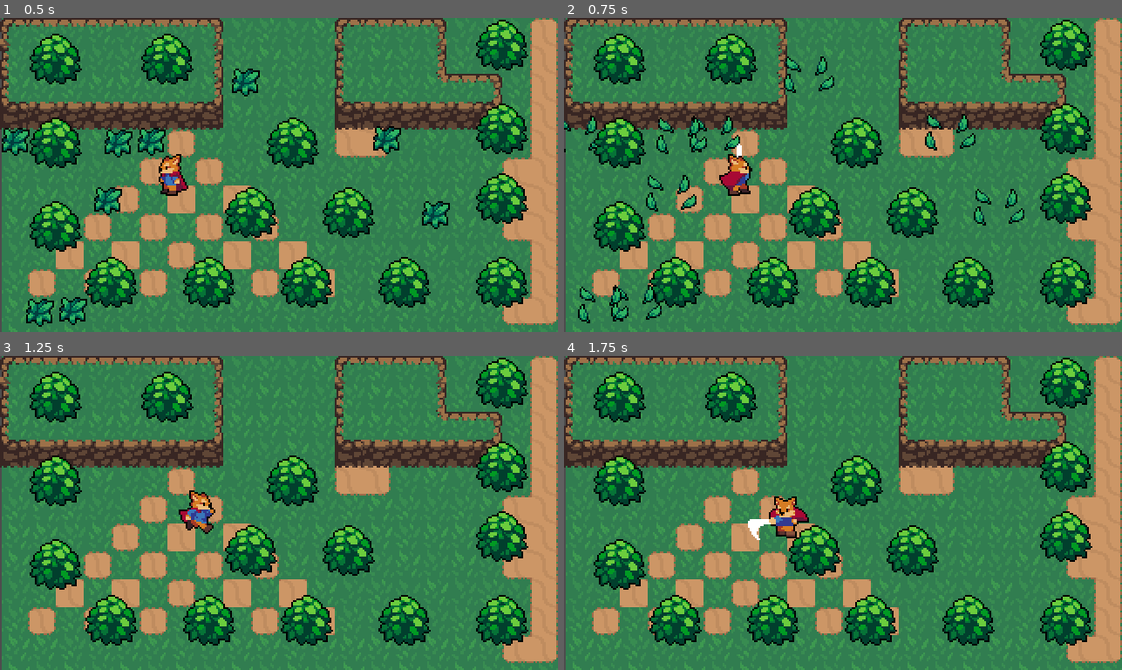
Above: before the commit, frames 1-4 (two rows, left to right).
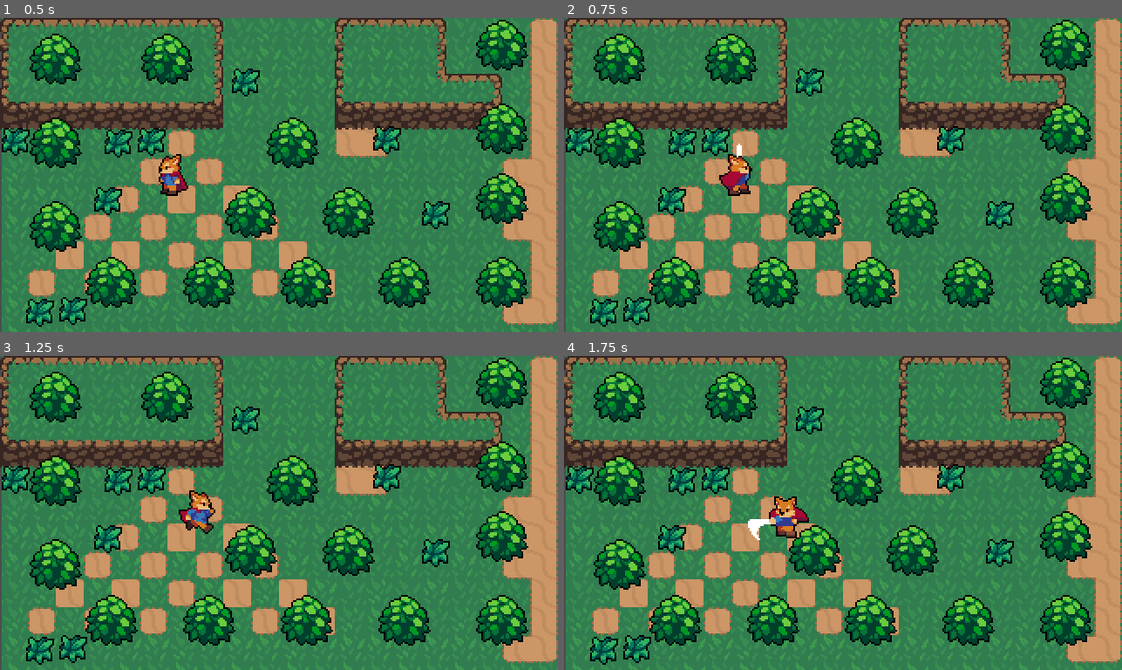
Above: after the commit, the same moments.

Repository: ProdigSun/tales_of_veteris
Game: Godot game, scene res://world.tscn
Same seed, same stepped clock (60 frames per second), same inputs: the game is played once before the commit and once after it.
Inputs:
- Up to frame 1 (0.5 s): no input
- Up to frame 2 (0.75 s): tap Enter at 0.5 s; hold Right (ui_right) from 0.53 s (still down); tap Space (Attack) at 0.6 s
- Up to frame 3 (1.25 s): keep holding Right (ui_right)
- Up to frame 4 (1.75 s): release Right (ui_right) at 1.28 s; hold Down (ui_down) from 1.28 s (still down); tap Space (Attack) at 1.35 s

Frame 1 is identical in both runs. In frame 2, 5.0% of the frame differs, in the area x 0-83%, y 12-99%; in frame 3, 3.0%; in frame 4, 3.0%.

Commit message:
Add hitbox and hurtbox
Add hitbox and hurtbox ->
Hitbox is animated via Hitbox pivot, which rotates to the right angle via keying the frame with the pivot rotation. Disable and enable it via the key as well.

Hurtbox triggers on area2d entered, running the grass destroying effect and freeing the queue.

Diff:
--- /dev/null
+++ b/Action RPG Resources/Overlaps/hitbox.tscn
@@ -0,0 +1,5 @@
+[gd_scene format=3 uid="uid://srtxkwo4qwsl"]
+
+[node name="Hitbox" type="Area2D"]
+
+[node name="CollisionShape2D" type="CollisionShape2D" parent="."]
--- /dev/null
+++ b/Action RPG Resources/Overlaps/hurtbox.tscn
@@ -0,0 +1,5 @@
+[gd_scene format=3 uid="uid://dkoxjcuyrh2ec"]
+
+[node name="Hurtbox" type="Area2D"]
+
+[node name="CollisionShape2D" type="CollisionShape2D" parent="."]
--- a/Action RPG Resources/World/grass.gd
+++ b/Action RPG Resources/World/grass.gd
@@ -5,11 +5,11 @@
 # Instanciar cena: LOAD -> INSTANTIATED -> ADICIONAR NA MAIN -> DEFINIR GLOBAL_POSITION
 #
 #
-func _process(delta):
-	if Input.is_action_just_pressed("Attack"):
-		var GrassEffect = load("res://Action RPG Resources/Effects/grass_effects.tscn")
-		var grassEffect = GrassEffect.instantiate()
-		var main = get_tree().current_scene
-		main.add_child(grassEffect)
-		grassEffect.global_position = global_position
-		queue_free()
+
+func _on_hurtbox_area_entered(area):
+	var GrassEffect = load("res://Action RPG Resources/Effects/grass_effects.tscn")
+	var grassEffect = GrassEffect.instantiate()
+	var main = get_tree().current_scene
+	main.add_child(grassEffect)
+	grassEffect.global_position = global_position
+	queue_free()
--- a/Action RPG Resources/World/grass.tscn
+++ b/Action RPG Resources/World/grass.tscn
@@ -1,7 +1,11 @@
-[gd_scene load_steps=3 format=3 uid="uid://kqq4bv7fbm0l"]
+[gd_scene load_steps=5 format=3 uid="uid://kqq4bv7fbm0l"]
 
 [ext_resource type="Texture2D" uid="uid://d1p3w6oid7pug" path="res://Action RPG Resources/World/Grass.png" id="1_kkwhj"]
 [ext_resource type="Script" path="res://Action RPG Resources/World/grass.gd" id="1_tfwjq"]
+[ext_resource type="PackedScene" uid="uid://dkoxjcuyrh2ec" path="res://Action RPG Resources/Overlaps/hurtbox.tscn" id="3_g77gy"]
+
+[sub_resource type="RectangleShape2D" id="RectangleShape2D_h5aqh"]
+size = Vector2(12, 12)
 
 [node name="Grass" type="Node2D"]
 script = ExtResource("1_tfwjq")
@@ -10,3 +14,13 @@
 texture = ExtResource("1_kkwhj")
 centered = false
 offset = Vector2(-8, -8)
+
+[node name="Hurtbox" parent="." instance=ExtResource("3_g77gy")]
+
+[node name="CollisionShape2D" parent="Hurtbox" index="0"]
+position = Vector2(8, 8)
+shape = SubResource("RectangleShape2D_h5aqh")
+
+[connection signal="area_entered" from="Hurtbox" to="." method="_on_hurtbox_area_entered"]
+
+[editable path="Hurtbox"]
--- a/Action RPG Resources/player.tscn
+++ b/Action RPG Resources/player.tscn
@@ -1,7 +1,8 @@
-[gd_scene load_steps=39 format=3 uid="uid://b1iei47j01wj"]
+[gd_scene load_steps=41 format=3 uid="uid://b1iei47j01wj"]
 
 [ext_resource type="Script" path="res://Action RPG Resources/Player/Player.gd" id="1_a65r7"]
 [ext_resource type="Texture2D" uid="uid://dwwvo6yshbmsb" path="res://Action RPG Resources/Player/Player.png" id="2_bwjmf"]
+[ext_resource type="PackedScene" uid="uid://srtxkwo4qwsl" path="res://Action RPG Resources/Overlaps/hitbox.tscn" id="3_5hh1a"]
 
 [sub_resource type="CapsuleShape2D" id="CapsuleShape2D_220xc"]
 radius = 5.0
@@ -36,6 +37,30 @@
 "method": &"attack_animation_finished"
 }]
 }
+tracks/2/type = "value"
+tracks/2/imported = false
+tracks/2/enabled = true
+tracks/2/path = NodePath("HitboxPivot:rotation")
+tracks/2/interp = 1
+tracks/2/loop_wrap = true
+tracks/2/keys = {
+"times": PackedFloat32Array(0),
+"transitions": PackedFloat32Array(1),
+"update": 0,
+"values": [1.5708]
+}
+tracks/3/type = "value"
+tracks/3/imported = false
+tracks/3/enabled = true
+tracks/3/path = NodePath("HitboxPivot/SwordHitBox/CollisionShape2D:disabled")
+tracks/3/interp = 1
+tracks/3/loop_wrap = true
+tracks/3/keys = {
+"times": PackedFloat32Array(0.1, 0.3),
+"transitions": PackedFloat32Array(1, 1),
+"update": 1,
+"values": [false, true]
+}
 
 [sub_resource type="Animation" id="Animation_vkfwq"]
 resource_name = "AttackLeft"
@@ -66,6 +91,30 @@
 "method": &"attack_animation_finished"
 }]
 }
+tracks/2/type = "value"
+tracks/2/imported = false
+tracks/2/enabled = true
+tracks/2/path = NodePath("HitboxPivot:rotation")
+tracks/2/interp = 1
+tracks/2/loop_wrap = true
+tracks/2/keys = {
+"times": PackedFloat32Array(0),
+"transitions": PackedFloat32Array(1),
+"update": 0,
+"values": [3.14159]
+}
+tracks/3/type = "value"
+tracks/3/imported = false
+tracks/3/enabled = true
+tracks/3/path = NodePath("HitboxPivot/SwordHitBox/CollisionShape2D:disabled")
+tracks/3/interp = 1
+tracks/3/loop_wrap = true
+tracks/3/keys = {
+"times": PackedFloat32Array(0.1, 0.3),
+"transitions": PackedFloat32Array(1, 1),
+"update": 1,
+"values": [false, true]
+}
 
 [sub_resource type="Animation" id="Animation_8dpg3"]
 resource_name = "AttackRight"
@@ -96,6 +145,30 @@
 "method": &"attack_animation_finished"
 }]
 }
+tracks/2/type = "value"
+tracks/2/imported = false
+tracks/2/enabled = true
+tracks/2/path = NodePath("HitboxPivot:rotation")
+tracks/2/interp = 1
+tracks/2/loop_wrap = true
+tracks/2/keys = {
+"times": PackedFloat32Array(0),
+"transitions": PackedFloat32Array(1),
+"update": 0,
+"values": [0.0]
+}
+tracks/3/type = "value"
+tracks/3/imported = false
+tracks/3/enabled = true
+tracks/3/path = NodePath("HitboxPivot/SwordHitBox/CollisionShape2D:disabled")
+tracks/3/interp = 1
+tracks/3/loop_wrap = true
+tracks/3/keys = {
+"times": PackedFloat32Array(0.1, 0.3),
+"transitions": PackedFloat32Array(1, 1),
+"update": 1,
+"values": [false, true]
+}
 
 [sub_resource type="Animation" id="Animation_4hjhk"]
 resource_name = "AttackUp"
@@ -126,6 +199,30 @@
 "method": &"attack_animation_finished"
 }]
 }
+tracks/2/type = "value"
+tracks/2/imported = false
+tracks/2/enabled = true
+tracks/2/path = NodePath("HitboxPivot:rotation")
+tracks/2/interp = 1
+tracks/2/loop_wrap = true
+tracks/2/keys = {
+"times": PackedFloat32Array(0),
+"transitions": PackedFloat32Array(1),
+"update": 0,
+"values": [4.71239]
+}
+tracks/3/type = "value"
+tracks/3/imported = false
+tracks/3/enabled = true
+tracks/3/path = NodePath("HitboxPivot/SwordHitBox/CollisionShape2D:disabled")
+tracks/3/interp = 1
+tracks/3/loop_wrap = true
+tracks/3/keys = {
+"times": PackedFloat32Array(0.1, 0.3),
+"transitions": PackedFloat32Array(1, 1),
+"update": 1,
+"values": [false, true]
+}
 
 [sub_resource type="Animation" id="Animation_50rbe"]
 resource_name = "IdleDown"
@@ -208,6 +305,30 @@
 "transitions": PackedFloat32Array(1),
 "update": 1,
 "values": [2]
+}
+tracks/1/type = "value"
+tracks/1/imported = false
+tracks/1/enabled = true
+tracks/1/path = NodePath("HitboxPivot:rotation")
+tracks/1/interp = 1
+tracks/1/loop_wrap = true
+tracks/1/keys = {
+"times": PackedFloat32Array(0),
+"transitions": PackedFloat32Array(1),
+"update": 0,
+"values": [0.0]
+}
+tracks/2/type = "value"
+tracks/2/imported = false
+tracks/2/enabled = true
+tracks/2/path = NodePath("HitboxPivot/SwordHitBox/CollisionShape2D:disabled")
+tracks/2/interp = 1
+tracks/2/loop_wrap = true
+tracks/2/keys = {
+"times": PackedFloat32Array(0),
+"transitions": PackedFloat32Array(1),
+"update": 1,
+"values": [true]
 }
 
 [sub_resource type="Animation" id="Animation_iaoa0"]
@@ -388,6 +509,8 @@
 states/Start/position = Vector2(242, 44)
 transitions = ["Start", "Idle", SubResource("AnimationNodeStateMachineTransition_m2x8t"), "Idle", "Run", SubResource("A …(268 unchanged characters)…
 
+[sub_resource type="CapsuleShape2D" id="CapsuleShape2D_ujc5c"]
+
 [node name="Player" type="CharacterBody2D"]
 script = ExtResource("1_a65r7")
 
@@ -412,3 +535,14 @@
 parameters/Attack/blend_position = Vector2(0, 0.0197605)
 parameters/Idle/blend_position = Vector2(0, 0)
 parameters/Run/blend_position = Vector2(-0.3776, -0.222707)
+
+[node name="HitboxPivot" type="Marker2D" parent="."]
+
+[node name="SwordHitBox" parent="HitboxPivot" instance=ExtResource("3_5hh1a")]
+
+[node name="CollisionShape2D" parent="HitboxPivot/SwordHitBox" index="0"]
+position = Vector2(18, -3)
+shape = SubResource("CapsuleShape2D_ujc5c")
+disabled = true
+
+[editable path="HitboxPivot/SwordHitBox"]
